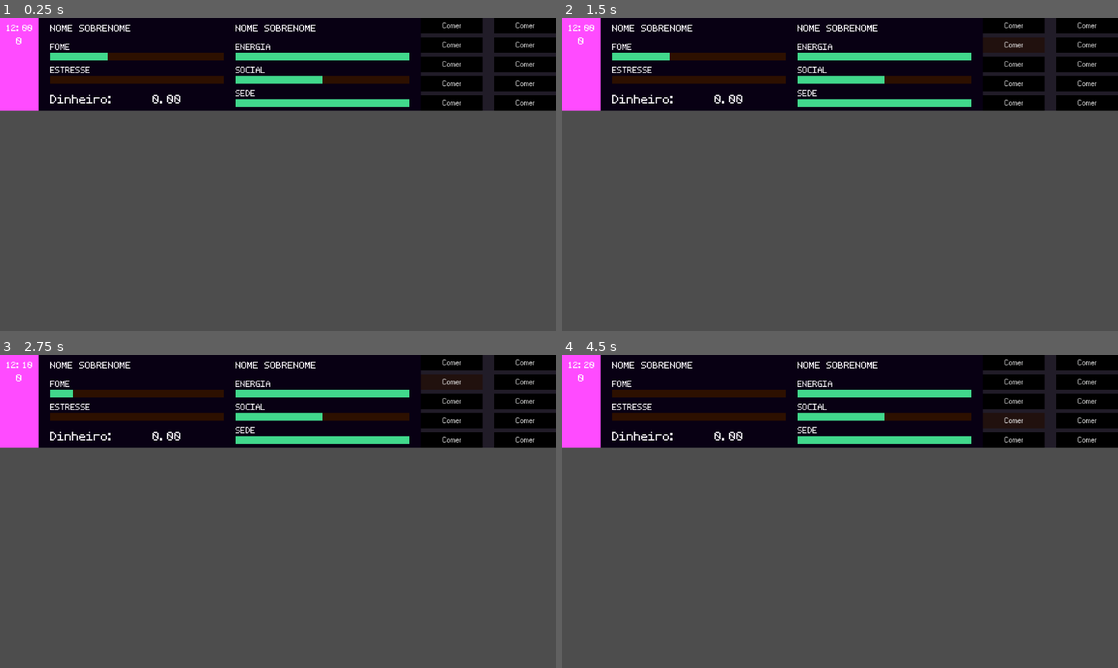
Above: before the commit, frames 1-4 (two rows, left to right).
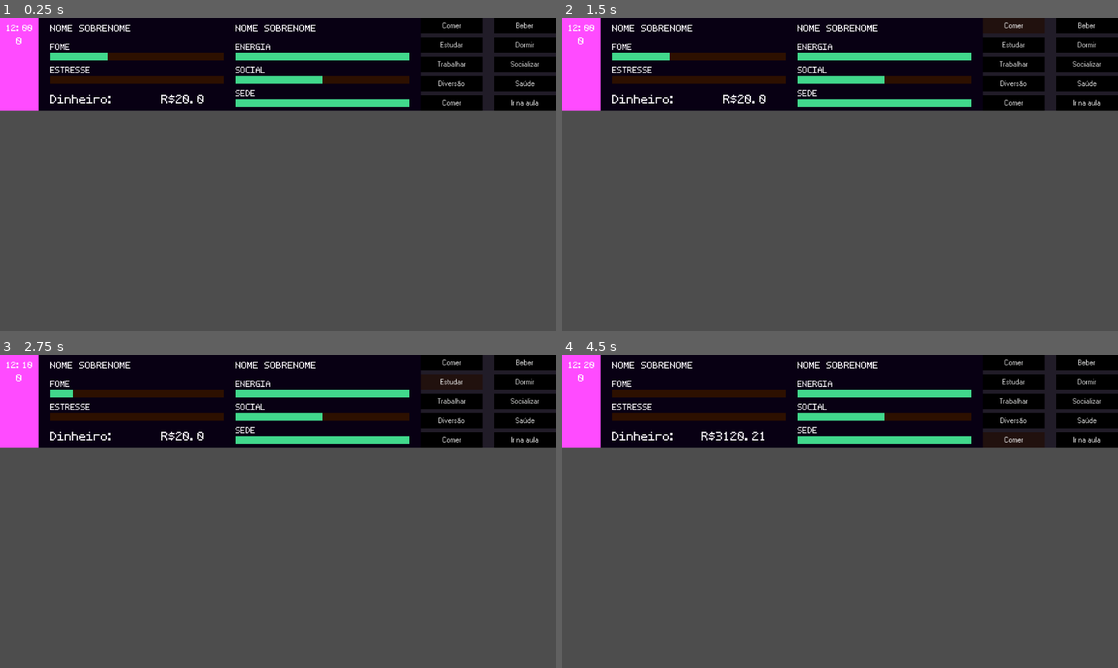
Above: after the commit, the same moments.

Repository: renantomazini-ufpb/octo-happiness
Game: Godot game, scene res://cenas/gui/status.tscn
Same seed, same stepped clock (60 frames per second), same inputs: the game is played once before the commit and once after it. The project has no main scene, so this scene is started directly.
Inputs:
- Up to frame 1 (0.25 s): no input
- Up to frame 2 (1.5 s): click "Comer" at 0.5 s; click "Comer" at 1.25 s
- Up to frame 3 (2.75 s): click "Comer" (after the commit: "Estudar") at 2 s
- Up to frame 4 (4.5 s): click "Comer" at 2.75 s; click "Comer" (after the commit: "Trabalhar") at 3.5 s; click "Comer" at 4.25 s

The runs differ from the first frame. In frame 1, 0.5% of the frame differs, in the area x 27-97%, y 1-28%; in frame 2, 1.5%; in frame 3, 0.5%; in frame 4, 1.5%, in the area x 25-97%, y 1-30%.

Commit message:
trabalahndo dinheiro

Diff:
--- a/cenas/gui/money.gd
+++ b/cenas/gui/money.gd
@@ -1,8 +1,9 @@
 extends Node2D
-
+var din = 0.0
 
 # Called when the node enters the scene tree for the first time.
 func _ready() -> void:
+	set_din(20.00)
 	pass # Replace with function body.
 
 
@@ -11,7 +12,8 @@
 	pass
 
 func get_din():
-	return $valor_str.text
+	return "R$" +str(din)
 
 func set_din(val):
-	$valor_str.text = str(val)
+	din = din + val
+	$valor_str.text = "R$" +str(din)
--- a/cenas/gui/money.tscn
+++ b/cenas/gui/money.tscn
@@ -7,15 +7,15 @@
 script = ExtResource("1_00syg")
 
 [node name="Label" type="Label" parent="." unique_id=337969268]
-offset_right = 40.0
-offset_bottom = 23.0
+offset_right = 135.0
+offset_bottom = 33.0
 theme_override_fonts/font = ExtResource("2_00syg")
 theme_override_font_sizes/font_size = 40
 text = "Dinheiro:"
 
 [node name="valor_str" type="Label" parent="." unique_id=1190042266]
-offset_left = 120.0
-offset_right = 272.0
+offset_left = 128.0
+offset_right = 320.0
 offset_bottom = 35.0
 theme_override_fonts/font = ExtResource("2_00syg")
 theme_override_font_sizes/font_size = 40
--- a/cenas/gui/status.gd
+++ b/cenas/gui/status.gd
@@ -55,6 +55,10 @@
 	curso_nome = curso_nomestr
 	$curso.text = curso_nome
 
+func add_money(valor):
+	$Money.set_din(valor)
+
+
 
 # Called every frame. 'delta' is the elapsed time since the previous frame.
 func _process(delta: float) -> void:
@@ -90,3 +94,7 @@
 func _on_botoes_comer_menu() -> void:
 	print("rodou?")
 	add_fome(100)
+
+
+func _on_button_3_pressed() -> void:
+	$Money.set_din(3100.21)
--- a/cenas/gui/status.tscn
+++ b/cenas/gui/status.tscn
@@ -102,118 +102,118 @@
 theme_override_styles/normal = SubResource("StyleBoxFlat_an6tl")
 theme_override_styles/pressed = SubResource("StyleBoxFlat_nch0u")
 theme_override_styles/hover = SubResource("StyleBoxFlat_4c3w5")
+text = "Estudar"
+
+[node name="Button3" type="Button" parent="Node" unique_id=53292846]
+anchors_preset = -1
+anchor_left = 0.72200006
+anchor_right = 0.72200006
+offset_left = 40.25592
+offset_top = 80.0
+offset_right = 168.25592
+offset_bottom = 112.0
+theme_override_fonts/font = ExtResource("3_e1ad3")
+theme_override_styles/normal = SubResource("StyleBoxFlat_an6tl")
+theme_override_styles/pressed = SubResource("StyleBoxFlat_nch0u")
+theme_override_styles/hover = SubResource("StyleBoxFlat_4c3w5")
+text = "Trabalhar"
+
+[node name="Button4" type="Button" parent="Node" unique_id=2090982929]
+anchors_preset = -1
+anchor_left = 0.72200006
+anchor_right = 0.72200006
+offset_left = 40.25592
+offset_top = 120.0
+offset_right = 168.25592
+offset_bottom = 152.0
+theme_override_fonts/font = ExtResource("3_e1ad3")
+theme_override_styles/normal = SubResource("StyleBoxFlat_an6tl")
+theme_override_styles/pressed = SubResource("StyleBoxFlat_nch0u")
+theme_override_styles/hover = SubResource("StyleBoxFlat_4c3w5")
+text = "Diversão"
+
+[node name="Button5" type="Button" parent="Node" unique_id=998521478]
+anchors_preset = -1
+anchor_left = 0.72200006
+anchor_right = 0.72200006
+offset_left = 40.25592
+offset_top = 160.0
+offset_right = 168.25592
+offset_bottom = 192.0
+theme_override_fonts/font = ExtResource("3_e1ad3")
+theme_override_styles/normal = SubResource("StyleBoxFlat_an6tl")
+theme_override_styles/pressed = SubResource("StyleBoxFlat_nch0u")
+theme_override_styles/hover = SubResource("StyleBoxFlat_4c3w5")
 text = "Comer"
 
-[node name="Button3" type="Button" parent="Node" unique_id=53292846]
-anchors_preset = -1
-anchor_left = 0.72200006
-anchor_right = 0.72200006
-offset_left = 40.25592
+[node name="Button6" type="Button" parent="Node" unique_id=553019304]
+anchors_preset = -1
+anchor_left = 0.72200006
+anchor_right = 0.72200006
+offset_left = 192.25592
+offset_right = 320.25592
+offset_bottom = 32.0
+theme_override_fonts/font = ExtResource("3_e1ad3")
+theme_override_styles/normal = SubResource("StyleBoxFlat_an6tl")
+theme_override_styles/pressed = SubResource("StyleBoxFlat_nch0u")
+theme_override_styles/hover = SubResource("StyleBoxFlat_4c3w5")
+text = "Beber"
+
+[node name="Button7" type="Button" parent="Node" unique_id=739573928]
+anchors_preset = -1
+anchor_left = 0.72200006
+anchor_right = 0.72200006
+offset_left = 192.25592
+offset_top = 40.0
+offset_right = 320.25592
+offset_bottom = 72.0
+theme_override_fonts/font = ExtResource("3_e1ad3")
+theme_override_styles/normal = SubResource("StyleBoxFlat_an6tl")
+theme_override_styles/pressed = SubResource("StyleBoxFlat_nch0u")
+theme_override_styles/hover = SubResource("StyleBoxFlat_4c3w5")
+text = "Dormir"
+
+[node name="Button8" type="Button" parent="Node" unique_id=1341039101]
+anchors_preset = -1
+anchor_left = 0.72200006
+anchor_right = 0.72200006
+offset_left = 192.25592
 offset_top = 80.0
-offset_right = 168.25592
+offset_right = 320.25592
 offset_bottom = 112.0
 theme_override_fonts/font = ExtResource("3_e1ad3")
 theme_override_styles/normal = SubResource("StyleBoxFlat_an6tl")
 theme_override_styles/pressed = SubResource("StyleBoxFlat_nch0u")
 theme_override_styles/hover = SubResource("StyleBoxFlat_4c3w5")
-text = "Comer"
-
-[node name="Button4" type="Button" parent="Node" unique_id=2090982929]
-anchors_preset = -1
-anchor_left = 0.72200006
-anchor_right = 0.72200006
-offset_left = 40.25592
+text = "Socializar"
+
+[node name="Button9" type="Button" parent="Node" unique_id=1735176874]
+anchors_preset = -1
+anchor_left = 0.72200006
+anchor_right = 0.72200006
+offset_left = 192.25592
 offset_top = 120.0
-offset_right = 168.25592
+offset_right = 320.25592
 offset_bottom = 152.0
 theme_override_fonts/font = ExtResource("3_e1ad3")
 theme_override_styles/normal = SubResource("StyleBoxFlat_an6tl")
 theme_override_styles/pressed = SubResource("StyleBoxFlat_nch0u")
 theme_override_styles/hover = SubResource("StyleBoxFlat_4c3w5")
-text = "Comer"
-
-[node name="Button5" type="Button" parent="Node" unique_id=998521478]
-anchors_preset = -1
-anchor_left = 0.72200006
-anchor_right = 0.72200006
-offset_left = 40.25592
+text = "Saúde"
+
+[node name="Button10" type="Button" parent="Node" unique_id=2127774575]
+anchors_preset = -1
+anchor_left = 0.72200006
+anchor_right = 0.72200006
+offset_left = 192.25592
 offset_top = 160.0
-offset_right = 168.25592
-offset_bottom = 192.0
-theme_override_fonts/font = ExtResource("3_e1ad3")
-theme_override_styles/normal = SubResource("StyleBoxFlat_an6tl")
-theme_override_styles/pressed = SubResource("StyleBoxFlat_nch0u")
-theme_override_styles/hover = SubResource("StyleBoxFlat_4c3w5")
-text = "Comer"
-
-[node name="Button6" type="Button" parent="Node" unique_id=553019304]
-anchors_preset = -1
-anchor_left = 0.72200006
-anchor_right = 0.72200006
-offset_left = 192.25592
-offset_right = 320.25592
-offset_bottom = 32.0
-theme_override_fonts/font = ExtResource("3_e1ad3")
-theme_override_styles/normal = SubResource("StyleBoxFlat_an6tl")
-theme_override_styles/pressed = SubResource("StyleBoxFlat_nch0u")
-theme_override_styles/hover = SubResource("StyleBoxFlat_4c3w5")
-text = "Comer"
-
-[node name="Button7" type="Button" parent="Node" unique_id=739573928]
-anchors_preset = -1
-anchor_left = 0.72200006
-anchor_right = 0.72200006
-offset_left = 192.25592
-offset_top = 40.0
-offset_right = 320.25592
-offset_bottom = 72.0
-theme_override_fonts/font = ExtResource("3_e1ad3")
-theme_override_styles/normal = SubResource("StyleBoxFlat_an6tl")
-theme_override_styles/pressed = SubResource("StyleBoxFlat_nch0u")
-theme_override_styles/hover = SubResource("StyleBoxFlat_4c3w5")
-text = "Comer"
-
-[node name="Button8" type="Button" parent="Node" unique_id=1341039101]
-anchors_preset = -1
-anchor_left = 0.72200006
-anchor_right = 0.72200006
-offset_left = 192.25592
-offset_top = 80.0
-offset_right = 320.25592
-offset_bottom = 112.0
-theme_override_fonts/font = ExtResource("3_e1ad3")
-theme_override_styles/normal = SubResource("StyleBoxFlat_an6tl")
-theme_override_styles/pressed = SubResource("StyleBoxFlat_nch0u")
-theme_override_styles/hover = SubResource("StyleBoxFlat_4c3w5")
-text = "Comer"
-
-[node name="Button9" type="Button" parent="Node" unique_id=1735176874]
-anchors_preset = -1
-anchor_left = 0.72200006
-anchor_right = 0.72200006
-offset_left = 192.25592
-offset_top = 120.0
-offset_right = 320.25592
-offset_bottom = 152.0
-theme_override_fonts/font = ExtResource("3_e1ad3")
-theme_override_styles/normal = SubResource("StyleBoxFlat_an6tl")
-theme_override_styles/pressed = SubResource("StyleBoxFlat_nch0u")
-theme_override_styles/hover = SubResource("StyleBoxFlat_4c3w5")
-text = "Comer"
-
-[node name="Button10" type="Button" parent="Node" unique_id=2127774575]
-anchors_preset = -1
-anchor_left = 0.72200006
-anchor_right = 0.72200006
-offset_left = 192.25592
-offset_top = 160.0
-offset_right = 320.25592
-offset_bottom = 192.0
-theme_override_fonts/font = ExtResource("3_e1ad3")
-theme_override_styles/normal = SubResource("StyleBoxFlat_an6tl")
-theme_override_styles/pressed = SubResource("StyleBoxFlat_nch0u")
-theme_override_styles/hover = SubResource("StyleBoxFlat_4c3w5")
-text = "Comer"
+offset_right = 320.25592
+offset_bottom = 192.0
+theme_override_fonts/font = ExtResource("3_e1ad3")
+theme_override_styles/normal = SubResource("StyleBoxFlat_an6tl")
+theme_override_styles/pressed = SubResource("StyleBoxFlat_nch0u")
+theme_override_styles/hover = SubResource("StyleBoxFlat_4c3w5")
+text = "Ir na aula"
 
 [node name="hora_label" type="Label" parent="." unique_id=165570400]
 offset_left = 8.0
@@ -236,3 +236,4 @@
 horizontal_alignment = 1
 
 [connection signal="timeout" from="Timer" to="." method="_on_timer_timeout"]
+[connection signal="pressed" from="Node/Button3" to="." method="_on_button_3_pressed"]
